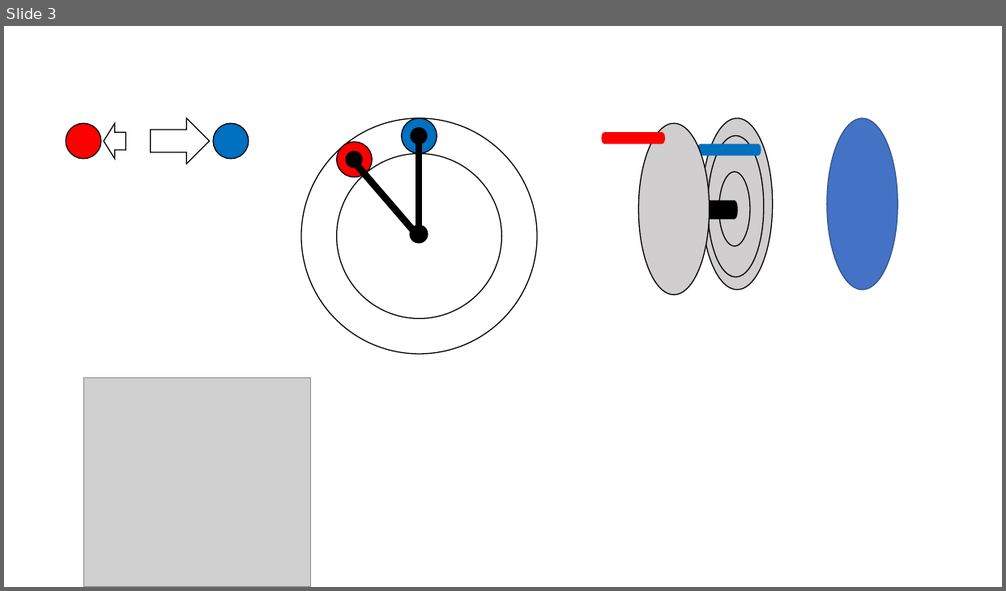
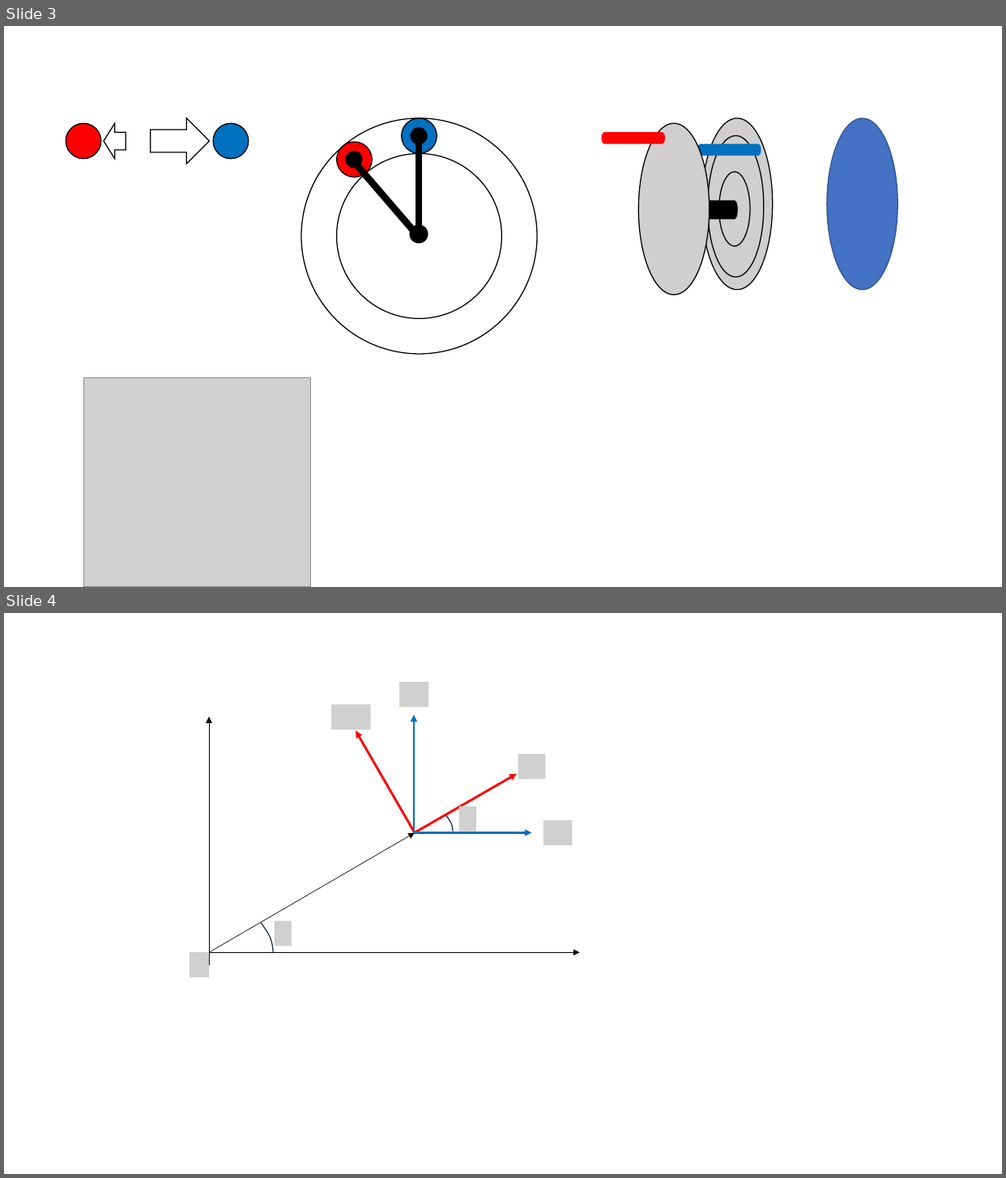
Before and after one commit to kaityo256/classical_mechanics, a slide deck: newton/fig/fig.pptx. Shown one above the other, each under a label of ours: slide 3 before the commit, slides 3 and 4 after it. The pictures are 1006x591 and 1006x1178 pixels, drawn with LibreOffice and Linux fonts; fonts in the diff are those of the drawing; grey boxes stand for pictures. Boxes give left, top, right and bottom in pixels: in the first picture for what was removed or moved away, otherwise in the second. Text is boxed around its words. In the diff, an @@ line names an element or a change of style, - is before the commit and + after.

```diff
--- a/newton/fig/fig.pptx
+++ b/newton/fig/fig.pptx
@@ slide 4 added at (x1=4, y1=613, x2=1002, y2=1174), background #FFFFFF @@
@@ picture added at (x1=399, y1=682, x2=428, y2=707) @@
@@ picture added at (x1=331, y1=705, x2=371, y2=730) @@
@@ arrow added from (209, 965) to (209, 717), #000000 0.5 pt @@
@@ arrow added from (415, 833) to (356, 730), #FF0000 2.25 pt @@
@@ arrow added from (414, 833) to (414, 715), #0070C0 2.25 pt @@
@@ picture added at (x1=518, y1=754, x2=546, y2=779) @@
@@ arrow added from (415, 833) to (517, 774), #FF0000 2.25 pt @@
@@ picture added at (x1=459, y1=806, x2=476, y2=832) @@
@@ freeform shape added at (x1=446, y1=815, x2=454, y2=832), outline #1E3256 1 pt @@
@@ picture added at (x1=543, y1=820, x2=572, y2=845) @@
@@ arrow added from (209, 953) to (415, 833), #000000 0.5 pt @@
@@ arrow added from (414, 833) to (532, 833), #0070C0 2.25 pt @@
@@ freeform shape added at (x1=261, y1=923, x2=273, y2=952), outline #1E3256 1 pt @@
@@ picture added at (x1=275, y1=922, x2=292, y2=947) @@
@@ picture added at (x1=189, y1=953, x2=209, y2=978) @@
@@ arrow added from (197, 953) to (580, 953), #000000 0.5 pt @@
```
Also in this commit, not shown: 3 other files.
